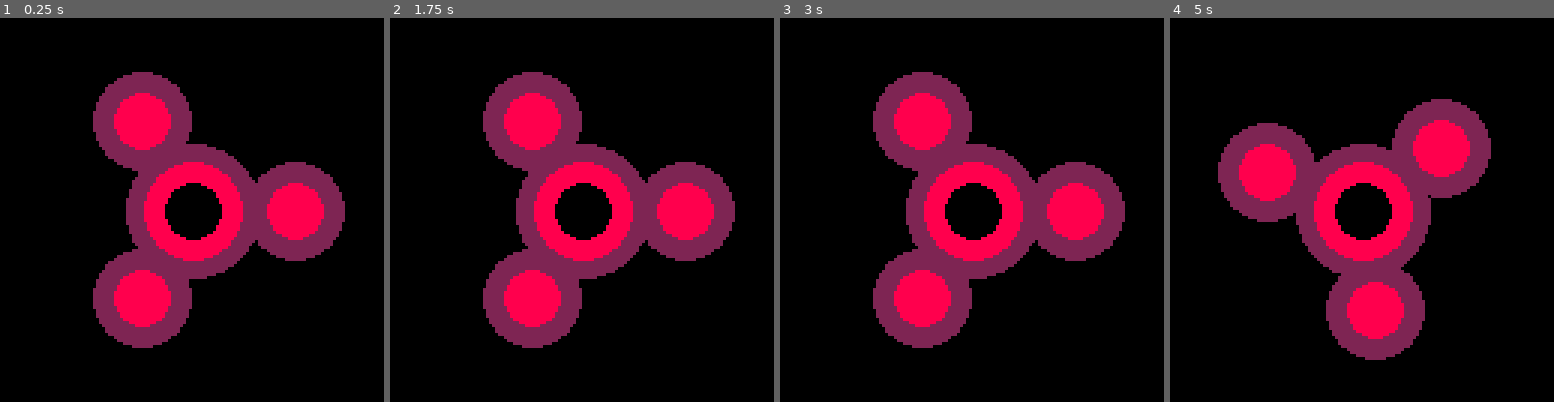
Above: before the commit, frames 1-4 (left to right).
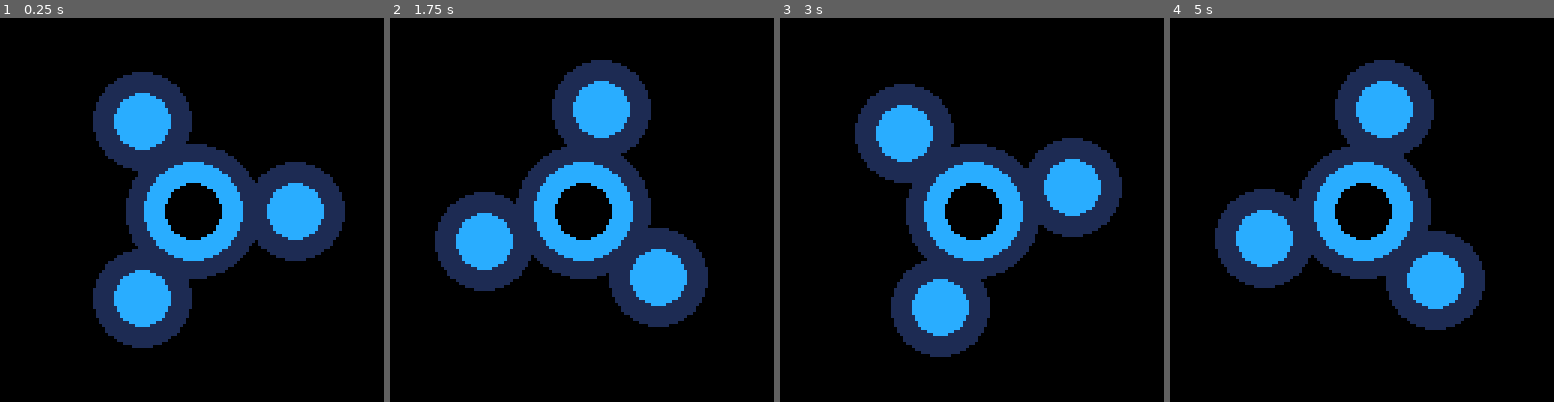
Above: after the commit, the same moments.

Repository: evanfinnigan/pico8games
Game: PICO-8 cartridge fidget/fidget.p8
Same seed, same stepped clock (60 frames per second), same inputs: the game is played once before the commit and once after it.
Inputs:
- Up to frame 1 (0.25 s): no input
- Up to frame 2 (1.75 s): hold Right from 1.6 s (still down)
- Up to frame 3 (3 s): release Right at 2.1 s; hold Right from 2.47 s (still down)
- Up to frame 4 (5 s): release Right at 3.03 s; hold Left 3.08-3.58 s; hold Right 4.02-4.68 s

The runs differ from the first frame. In frame 1, 22% of the frame differs, in the area x 24-90%, y 14-86%; in frame 2, 34%, in the area x 11-90%, y 10-86%; in frame 3, 26%; in frame 4, 34%.

Commit message:
better colours, can spin in both directions

Diff:
--- a/fidget/fidget.p8
+++ b/fidget/fidget.p8
@@ -13,38 +13,68 @@
 max_speed = 0.15
 speed = 0
 spin_speed = 0.03
-acceleration = 0.001
+acceleration = 0.0005
 
 -- number of orbs
 degree = 3
 
-btn_pressed = false
+btn0_pressed = false
+btn0_released = false
+btn1_pressed = false
+btn1_released = false
+
+function update_btns()
+	if not btn(0) then
+		btn0_released = true
+		btn0_pressed = false
+	end
+
+	if btn(0) and btn0_released then
+		btn0_pressed = true
+		btn0_released = false
+	end
+
+	if not btn(1) then
+		btn1_released = true
+		btn1_pressed = false
+	end
+
+	if btn(1) and btn1_released then
+		btn1_pressed = true
+		btn1_released = false
+	end
+end
+
 function _update()
 
-	if not btn(0) then
-		btn_released = true
-		btn_pressed = false
-	end
-
-	if btn(0) and btn_released then
-		btn_pressed = true
-		btn_released = false
-	end
-
-	if btn_pressed then
-		btn_pressed = false
+	update_btns()
+
+	if btn0_pressed then
+		btn0_pressed = false
 		speed += spin_speed
 		if speed > max_speed then
 			speed = max_speed
 		end
 	end
 
-	if speed > 0 then
-		speed -= acceleration
-	end
-
-	if speed < 0 then
-		speed = 0
+	if btn1_pressed then
+		btn1_pressed = false
+		speed -= spin_speed
+		if speed < -1*max_speed then
+			speed = -1*max_speed
+		end
+	end
+
+	if abs(speed) > 0 then
+		if abs(speed) < acceleration*2 then
+			speed = 0
+		else
+			if speed > 0 then
+				speed -= acceleration
+			else
+				speed += acceleration
+			end
+		end
 	end
 
 	angle = angle + speed
@@ -56,14 +86,14 @@
 	x = 64
 	y = 64
 	-- center orb
-	circfill(x,y,central_rad*1.4,2)
-	circfill(x,y,central_rad,8)
+	circfill(x,y,central_rad*1.4,1)
+	circfill(x,y,central_rad,12)
 	circfill(x,y,central_rad*0.6,0)
 
 	for i=1,degree do
 		a = angle + i/degree
-		circfill(x+rad*cos(a),y+rad*sin(a),outer_rad*1.4,2)
-		circfill(x+rad*cos(a),y+rad*sin(a),outer_rad*.8,8)
+		circfill(x+rad*cos(a),y+rad*sin(a),outer_rad*1.4,1)
+		circfill(x+rad*cos(a),y+rad*sin(a),outer_rad*.8,12)
 	end
 end
 __gfx__
Not shown, changed: fidget/fidget.js
